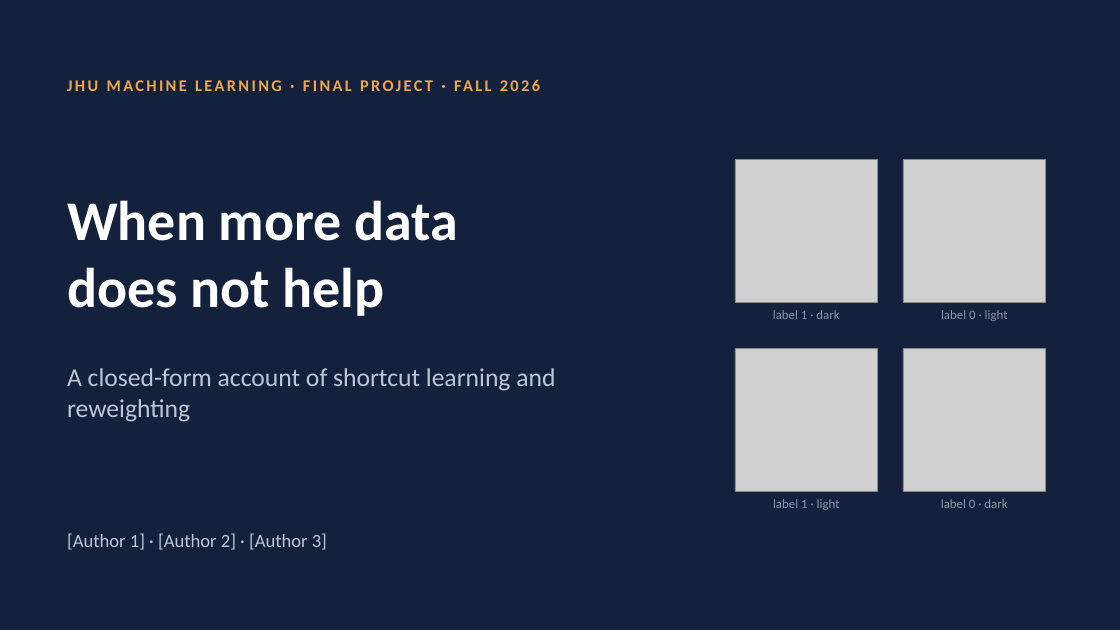
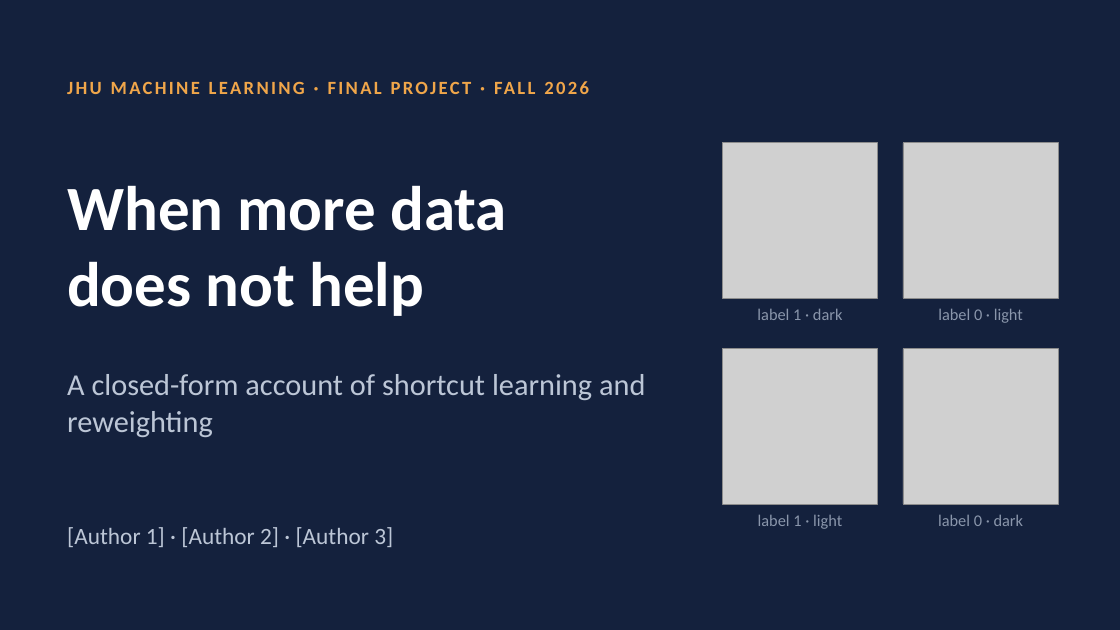
Before and after one commit to Er1cShi/JHU_ML_Course_Final_Project, a slide deck: slide 1 of slides/Shortcut_Learning_Presentation.pptx. Drawn at 1120x630 pixels with LibreOffice and Linux fonts; fonts in the diff are those of the drawing; grey boxes stand for pictures. Boxes give left, top, right and bottom in pixels: in the first picture for what was removed or moved away, otherwise in the second. Text is boxed around its words. In the diff, an @@ line names an element or a change of style, - is before the commit and + after.

```diff
--- a/slides/Shortcut_Learning_Presentation.pptx
+++ b/slides/Shortcut_Learning_Presentation.pptx
@@ text "JHU MACHINE LEARNING · FINAL ..." at <box>67,76,739,109</box>: size 14 to 16 pt @@
@@ picture: place and size @@
-picture at <box>735,160,878,302</box>
+picture at <box>723,143,878,298</box>
@@ picture: place and size @@
-picture at <box>903,160,1046,302</box>
+picture at <box>903,143,1059,298</box>
@@ text "When more data": place and size @@
-text "When more data" at <box>67,200,458,316</box>
+text "When more data" at <box>67,185,507,316</box>
@@ text "When more data" at <box>67,185,507,316</box>: size 48 to 54 pt @@
@@ text "label 1 · dark": place and size @@
-text "label 1 · dark" at <box>773,310,839,319</box>
+text "label 1 · dark" at <box>757,309,843,320</box>
@@ picture: place and size @@
-picture at <box>735,349,878,492</box>
+picture at <box>723,349,878,504</box>
@@ picture: place and size @@
-picture at <box>903,349,1046,492</box>
+picture at <box>903,349,1059,504</box>
@@ text "A closed-form account of shortcut ..." at <box>67,374,645,437</box>: size 22 to 26 pt @@
@@ text "[Author 1] · [Author 2] ..." at <box>67,527,393,547</box>: size 16 to 20 pt @@
@@ text "label 1 · light": place and size @@
-text "label 1 · light" at <box>773,499,840,510</box>
+text "label 1 · light" at <box>758,515,842,529</box>
@@ size 11 to 14 pt in 4 elements at <box>757,309,843,320</box>, <box>938,309,1023,323</box>, <box>758,515,842,529</box>, <box>938,515,1024,526</box> @@
@@ text "label 0 · dark": place and size @@
-text "label 0 · dark" at <box>941,499,1007,508</box>
+text "label 0 · dark" at <box>938,515,1024,526</box>
```
Also in this commit, not shown: 8 other slides changed, 2 slides added, 1 slide removed, 2 other files.
